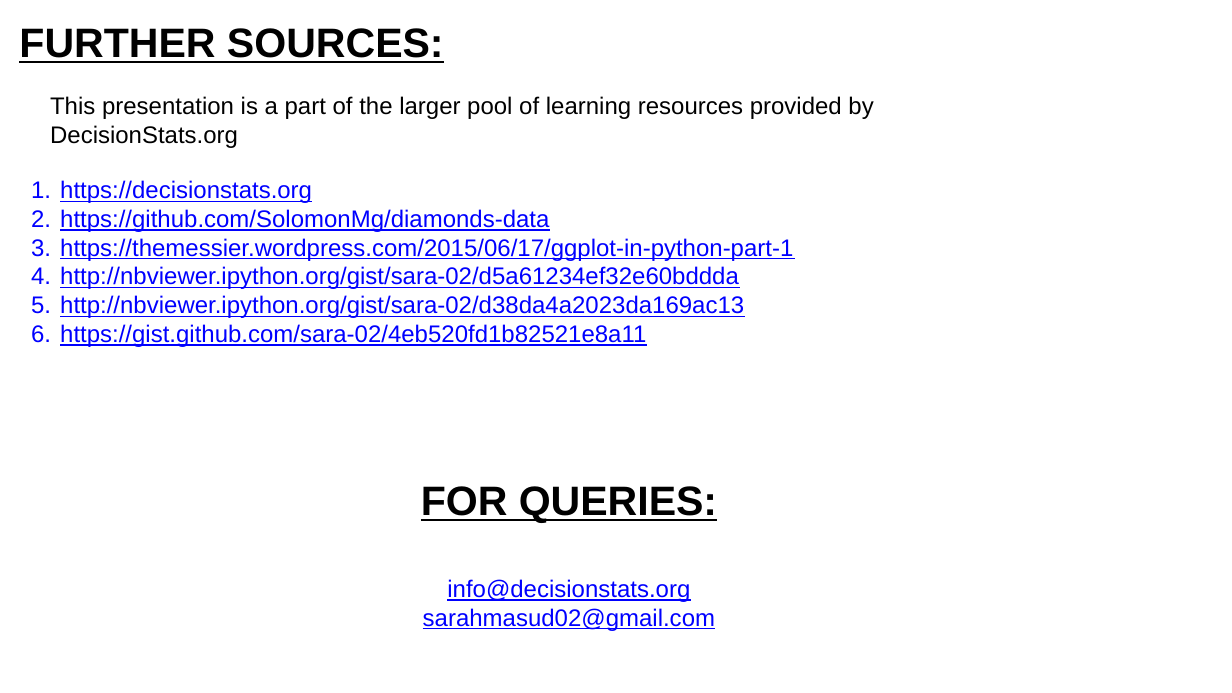
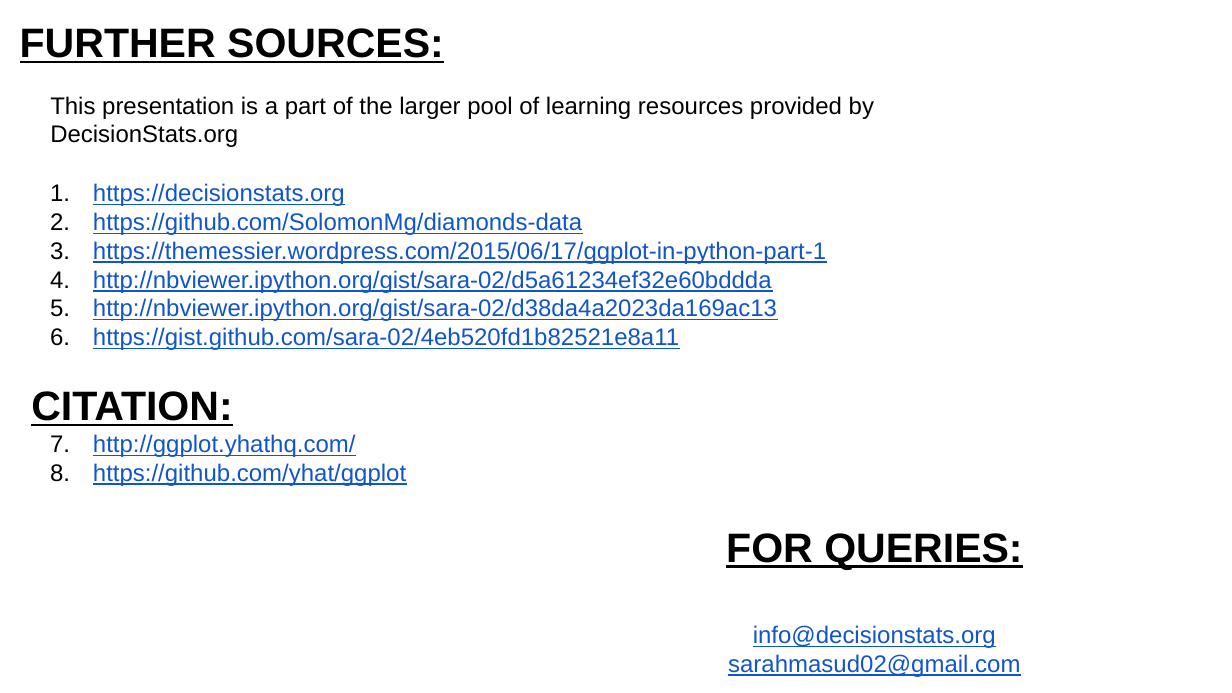
Before and after one commit to Decision-Stats/ppts, a slide deck: slide 37 of GGPLOT IN PYTHON.pptx (slide 38 before the commit). Drawn at 1232x693 pixels with LibreOffice and Linux fonts; fonts in the diff are those of the drawing. Boxes give left, top, right and bottom in pixels: in the first picture for what was removed or moved away, otherwise in the second. Text is boxed around its words. In the diff, an @@ line names an element or a change of style, - is before the commit and + after.

```diff
--- a/GGPLOT IN PYTHON.pptx
+++ b/GGPLOT IN PYTHON.pptx
@@ text at [93,183,826,350]: text colour #0000FF to #1155CC in "https://decisionstats.org", "https://github.com/SolomonMg/diamonds-data", "https://themessier.wordpress.com/2015/06/17/ggplot-in-python ...", "http://nbviewer.ipython.org/gist/sara-02/d5a61234ef32e60bddd ..." and 2 more places; indent changed @@
@@ text at [31,391,406,486]: paragraphs added @@
+CITATION:
+1. http://ggplot.yhathq.com/
+2. https://github.com/yhat/ggplot
@@ text "FOR QUERIES:": place and size @@
-text "FOR QUERIES:" at [421,486,717,631]
+text "FOR QUERIES:" at [726,533,1022,677]
@@ text at [728,625,1020,677]: text colour #0000FF to #1155CC in "info@decisionstats.org", "sarahmasud02@gmail.com" @@
```
Also in this commit, not shown: 22 other slides changed, 1 slide added, 2 slides removed, 1 other file.
